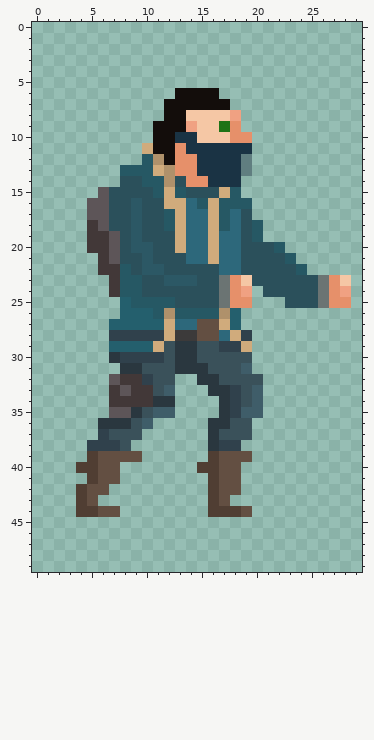
Pixel-art sprite: Galactic Explorers/Assets/Art/Idle1.png. Above: the version before the commit.
The file is 300x500 pixels, drawn in blocks of 10x10; one block is one cell here. Colours within 5 levels of each other are drawn and written as one.
Once edited:
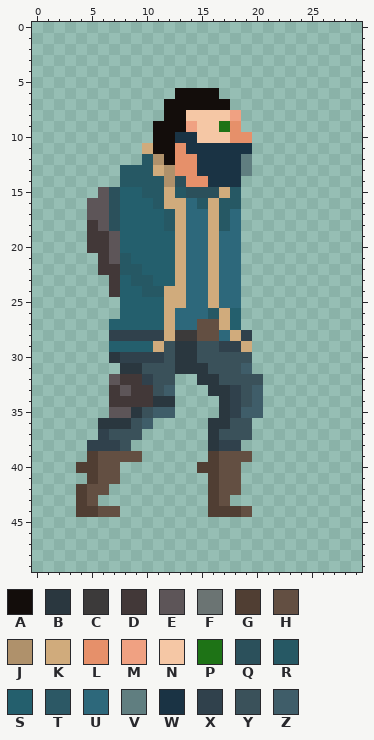
Palette (. is transparent): A #130d0b  B #2a373f  C #3c3a3a  D #423838  E #5d5558  F #6b7473  G #503e33  H #634f42  J #af916b  K #d0ab7c  L #e6906a  M #f0a182  N #f5c7a5  P #1e7316  Q #2b505b  R #265864  S #245f6d  T #2c5865  U #2d687b  V #607e80  W #1a3344  X #30414c  Y #3a515a  Z #3f5d69
What changed:
y 14: x 8..9 QQ -> RR
y 15: x 8..10 QQQ -> SSR
y 16: x 8..11 QTQQ -> SSSR; x 19 R -> .
y 17: x 8..11 QTQQ -> SSSS; x 19 Q -> .
y 18: x 8..11 QTQQ -> SSSS; x 19..20 QR -> ..
y 19: x 8..12 QTQQQ -> SSSSS; x 19..20 QR -> ..
y 20: x 8..12 QTTQQ -> SSSSS; x 19..22 QQQR -> ....
y 21: x 8..13 QQTQQQ -> RSSSSK; x 19..23 QQQQR -> .....
y 22: x 9..16 QTTQQQQQ -> RSSSKUUK; x 19..24 QQQQQR -> ......
y 23: x 8 R -> S; x 10..28 QQTTTQQFLNQQQQQQFLN -> RSSKUUKUU..........
y 24: x 8..19 RRQQQQQQQFLM -> SSRRKKUUKUU.; x 21..28 QQQQQFLM -> ........
y 25: x 9..19 RRRRQQQQFLL -> SSSKKUUKUU.; x 23..28 QQQFLL -> ......
y 26: x 11..15 RJRRR -> SKUUU; x 17 J -> K
Changed places in both pictures, as pixel boxes (x1, y1, x2, y2):
changed: (120, 176, 351, 319)
